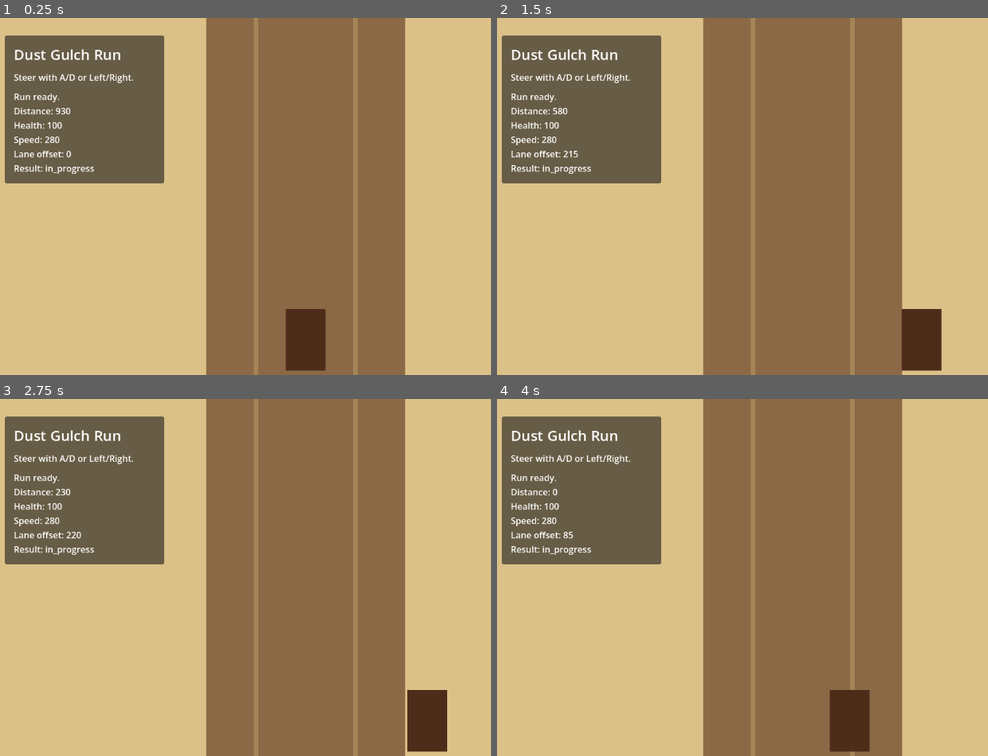
Above: before the commit, frames 1-4 (two rows, left to right).
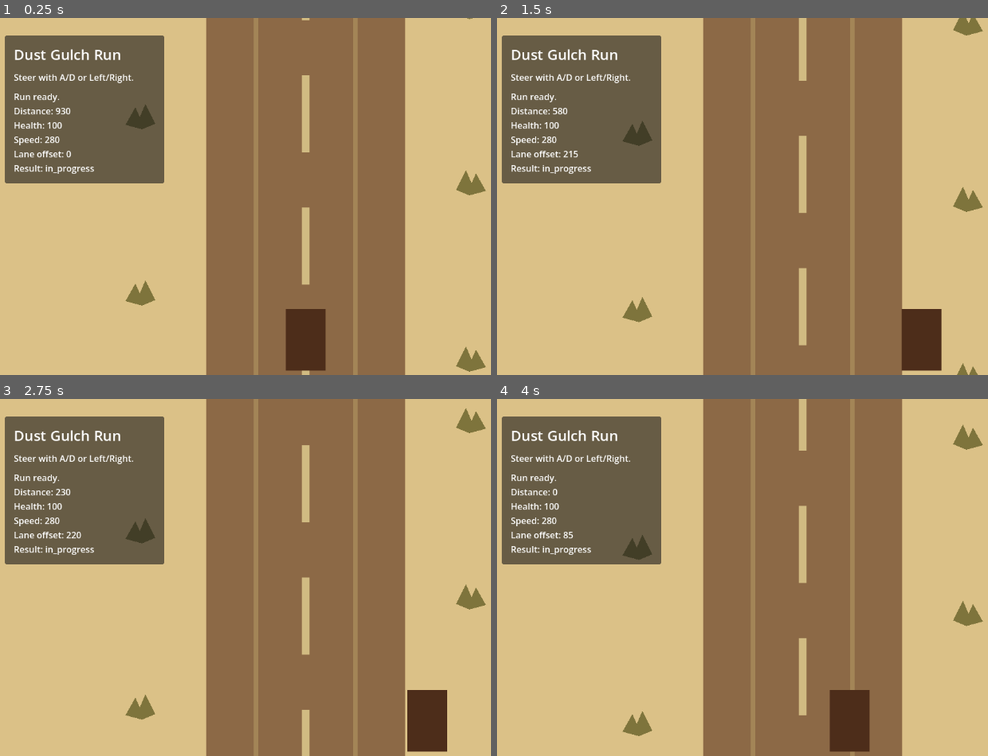
Above: after the commit, the same moments.

Repository: bbenefield89/The-Last-Delivery-to-Dust-Gulch
Game: Godot game, scene res://Scenes/AppRoot/AppRoot.tscn
Same seed, same stepped clock (60 frames per second), same inputs: the game is played once before the commit and once after it.
Inputs (mouse positions are in pixels of both pictures, inside the frame that each line leads up to):
- Up to frame 1 (0.25 s): no input
- Up to frame 2 (1.5 s): tap Enter at 0.5 s; move the mouse to (943, 178) at 0.52 s; hold D (steer_right) 0.53-1.25 s; hold Shift 0.53-1.25 s; click (943, 178) at 0.67 s; drag from (673, 214) to (771, 267) at 1.27 s
- Up to frame 3 (2.75 s): move the mouse to (368, 498) at 2.02 s; hold D (steer_right) from 2.03 s (still down); tap Ctrl at 2.1 s
- Up to frame 4 (4 s): release D (steer_right) at 2.75 s; drag from (771, 648) to (609, 523) at 2.77 s; move the mouse to (outside the picture) at 3.52 s; hold A (steer_left) from 3.53 s (still down); tap Delete at 3.6 s

The runs differ from the first frame. In frame 1, 1.6% of the frame differs, in the area x 25-100%, y 0-100%; in frame 2, 1.8%; in frame 3, 1.7%; in frame 4, 1.8%.

Commit message:
feat(core): add continuous road scrolling

Diff:
--- a/Scenes/RunScene/RunScene.tscn
+++ b/Scenes/RunScene/RunScene.tscn
@@ -24,6 +24,16 @@
 position = Vector2(90, 0)
 polygon = PackedVector2Array(-4, -1800, 4, -1800, 4, 1800, -4, 1800)
 color = Color(0.74902, 0.658824, 0.427451, 0.45)
+
+[node name="ScrollRoot" type="Node2D" parent="World"]
+unique_name_in_owner = true
+
+[node name="ScrollSegmentA" type="Node2D" parent="World/ScrollRoot"]
+unique_name_in_owner = true
+
+[node name="ScrollSegmentB" type="Node2D" parent="World/ScrollRoot"]
+unique_name_in_owner = true
+position = Vector2(0, -2400)
 
 [node name="Wagon" type="Polygon2D" parent="World"]
 unique_name_in_owner = true
--- a/Scenes/RunScene/run_scene.gd
+++ b/Scenes/RunScene/run_scene.gd
@@ -7,10 +7,21 @@
 const ROAD_HALF_WIDTH := 220.0
 const WAGON_BASE_Y := 0.0
 const CAMERA_VERTICAL_OFFSET := 260.0
+const SCROLL_LOOP_HEIGHT := 2400.0
+const CENTER_DASH_SPACING := 240.0
+const CENTER_DASH_SIZE := Vector2(14.0, 140.0)
+const ROADSIDE_DECOR_SPACING := 320.0
+
+const DASH_COLOR := Color(0.886275, 0.811765, 0.572549, 0.8)
+const SCRUB_COLOR := Color(0.47451, 0.443137, 0.219608, 0.95)
 
 var _run_state: RunStateType
+var _scroll_offset := 0.0
 
 @onready var _camera: Camera2D = %Camera
+@onready var _scroll_root: Node2D = %ScrollRoot
+@onready var _scroll_segment_a: Node2D = %ScrollSegmentA
+@onready var _scroll_segment_b: Node2D = %ScrollSegmentB
 @onready var _wagon: Polygon2D = %Wagon
 @onready var _status_label: Label = %StatusLabel
 
@@ -22,7 +33,9 @@
 
 func _ready() -> void:
 	_ensure_input_actions()
+	_ensure_scroll_visuals()
 	_update_wagon_visual()
+	_update_scroll_visuals()
 	_update_camera_framing()
 	_refresh_status()
 
@@ -41,7 +54,9 @@
 		0.0,
 		_run_state.distance_remaining - _run_state.current_speed * delta,
 	)
+	_scroll_offset = fposmod(_scroll_offset + _run_state.current_speed * delta, SCROLL_LOOP_HEIGHT)
 	_update_wagon_visual()
+	_update_scroll_visuals()
 	_update_camera_framing()
 	_refresh_status()
 
@@ -77,6 +92,63 @@
 	_camera.position = Vector2(0.0, _wagon.position.y - CAMERA_VERTICAL_OFFSET)
 
 
+func _ensure_scroll_visuals() -> void:
+	if _scroll_root == null:
+		return
+
+	if _scroll_segment_a.get_child_count() == 0:
+		_populate_scroll_segment(_scroll_segment_a)
+
+	if _scroll_segment_b.get_child_count() == 0:
+		_populate_scroll_segment(_scroll_segment_b)
+
+
+func _update_scroll_visuals() -> void:
+	if _scroll_root == null or _scroll_segment_a == null or _scroll_segment_b == null:
+		return
+
+	_scroll_segment_a.position.y = _scroll_offset
+	_scroll_segment_b.position.y = _scroll_offset - SCROLL_LOOP_HEIGHT
+
+
+func _populate_scroll_segment(segment: Node2D) -> void:
+	for i in range(11):
+		var dash := Polygon2D.new()
+		dash.polygon = PackedVector2Array([
+			Vector2(-CENTER_DASH_SIZE.x * 0.5, -CENTER_DASH_SIZE.y * 0.5),
+			Vector2(CENTER_DASH_SIZE.x * 0.5, -CENTER_DASH_SIZE.y * 0.5),
+			Vector2(CENTER_DASH_SIZE.x * 0.5, CENTER_DASH_SIZE.y * 0.5),
+			Vector2(-CENTER_DASH_SIZE.x * 0.5, CENTER_DASH_SIZE.y * 0.5),
+		])
+		dash.position = Vector2(0.0, -SCROLL_LOOP_HEIGHT + (i * CENTER_DASH_SPACING))
+		dash.color = DASH_COLOR
+		segment.add_child(dash)
+
+	for i in range(8):
+		var left_scrub := _make_scrub_cluster()
+		left_scrub.position = Vector2(-300.0, -SCROLL_LOOP_HEIGHT + (i * ROADSIDE_DECOR_SPACING))
+		segment.add_child(left_scrub)
+
+		var right_scrub := _make_scrub_cluster()
+		right_scrub.position = Vector2(300.0, -SCROLL_LOOP_HEIGHT + (i * ROADSIDE_DECOR_SPACING) + 120.0)
+		right_scrub.scale.x = -1.0
+		segment.add_child(right_scrub)
+
+
+func _make_scrub_cluster() -> Polygon2D:
+	var scrub := Polygon2D.new()
+	scrub.polygon = PackedVector2Array([
+		Vector2(-26.0, 20.0),
+		Vector2(-8.0, -12.0),
+		Vector2(0.0, 6.0),
+		Vector2(10.0, -18.0),
+		Vector2(28.0, 18.0),
+		Vector2(4.0, 28.0),
+	])
+	scrub.color = SCRUB_COLOR
+	return scrub
+
+
 func _ensure_input_actions() -> void:
 	_register_action(STEER_ACTION_NEGATIVE, [KEY_A, KEY_LEFT])
 	_register_action(STEER_ACTION_POSITIVE, [KEY_D, KEY_RIGHT])
--- a/Tests/Unit/test_run_scene.gd
+++ b/Tests/Unit/test_run_scene.gd
@@ -79,3 +79,34 @@
 
 	assert_eq(wagon.position, Vector2(-80.0, 0.0))
 	assert_eq(camera.position, Vector2(0.0, -260.0))
+
+
+func test_forward_motion_scrolls_the_environment() -> void:
+	var scene = RUN_SCENE.instantiate()
+	add_child_autofree(scene)
+	await wait_process_frames(1)
+
+	var state := RunStateType.new()
+	scene.setup(state)
+	scene._process(0.5)
+
+	var segment_a: Node2D = scene.get_node("%ScrollSegmentA")
+	var segment_b: Node2D = scene.get_node("%ScrollSegmentB")
+	assert_almost_eq(segment_a.position.y, 140.0, 0.01)
+	assert_almost_eq(segment_b.position.y, -2260.0, 0.01)
+
+
+func test_scroll_environment_wraps_for_continuous_travel() -> void:
+	var scene = RUN_SCENE.instantiate()
+	add_child_autofree(scene)
+	await wait_process_frames(1)
+
+	var state := RunStateType.new()
+	state.current_speed = 3000.0
+	scene.setup(state)
+	scene._process(1.0)
+
+	var segment_a: Node2D = scene.get_node("%ScrollSegmentA")
+	var segment_b: Node2D = scene.get_node("%ScrollSegmentB")
+	assert_almost_eq(segment_a.position.y, 600.0, 0.01)
+	assert_almost_eq(segment_b.position.y, -1800.0, 0.01)
Not shown, changed: .agents/skills/start-next-task/SKILL.md
